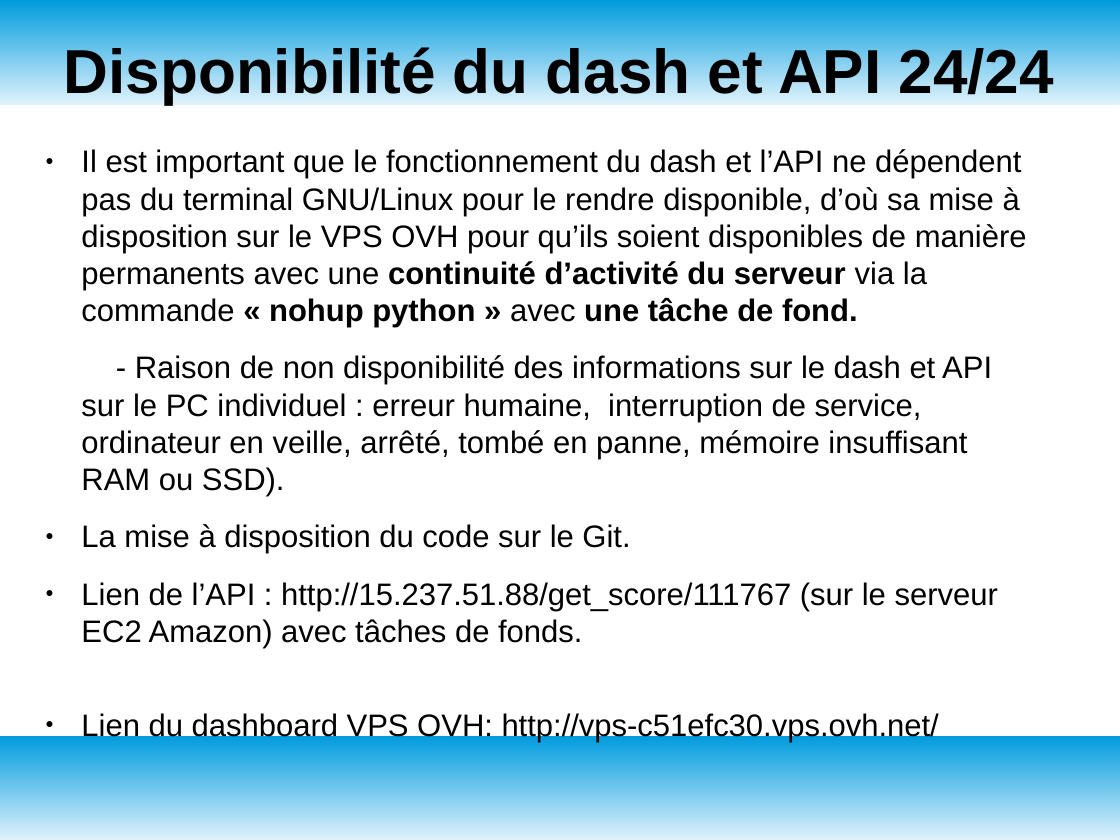
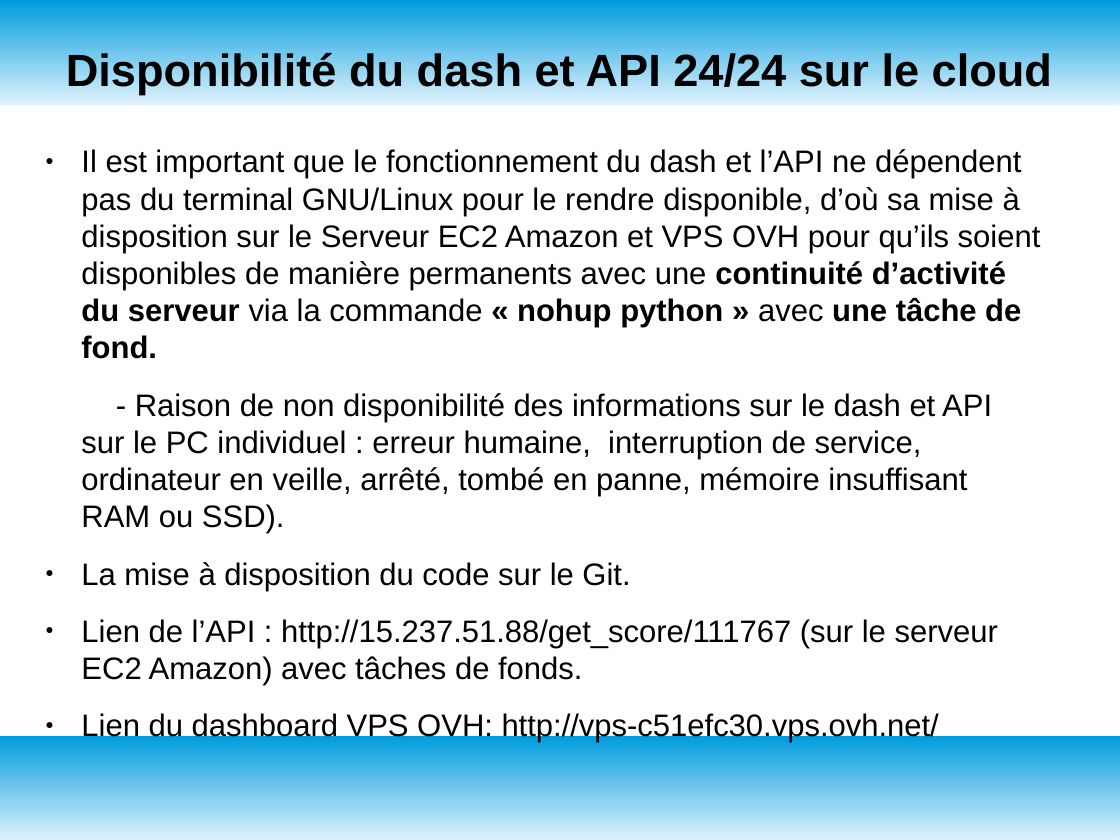
Before and after one commit to NOMEZA/projet_7_repository, a slide deck: slide 10 of Présentation projet_7.odp. Drawn at 1120x840 pixels with LibreOffice and Linux fonts; fonts in the diff are those of the drawing. Boxes give left, top, right and bottom in pixels: in the first picture for what was removed or moved away, otherwise in the second. Text is boxed around its words. In the diff, an @@ line names an element or a change of style, - is before the commit and + after.

```diff
--- a/Présentation projet_7.odp
+++ b/Présentation projet_7.odp
@@ title at (66, 53, 1052, 95): text changed; size 44 to 32 pt @@
-Disponibilité du dash et API 24/24
+Disponibilité du dash et API 24/24 sur le cloud
@@ text at (81, 149, 1041, 359): text changed @@
-● Il est important que le fonctionnement du dash et l’API ne dépendent pas du terminal GNU/Linux pour le rendre disponible, d’où sa mise à disposition sur le VPS OVH pour qu’ils soient disponibles de manière permanents avec une continuité d’activité du serveur via la commande « nohup python » avec une tâche de fond.
+● Il est important que le fonctionnement du dash et l’API ne dépendent pas du terminal GNU/Linux pour le rendre disponible, d’où sa mise à disposition sur le Serveur EC2 Amazon et VPS OVH pour qu’ils soient disponibles de manière permanents avec une continuité d’activité du serveur via la commande « nohup python » avec une tâche de fond.
```
Also in this commit, not shown: 1 other slide changed, 18 slides removed, 13 other files.
